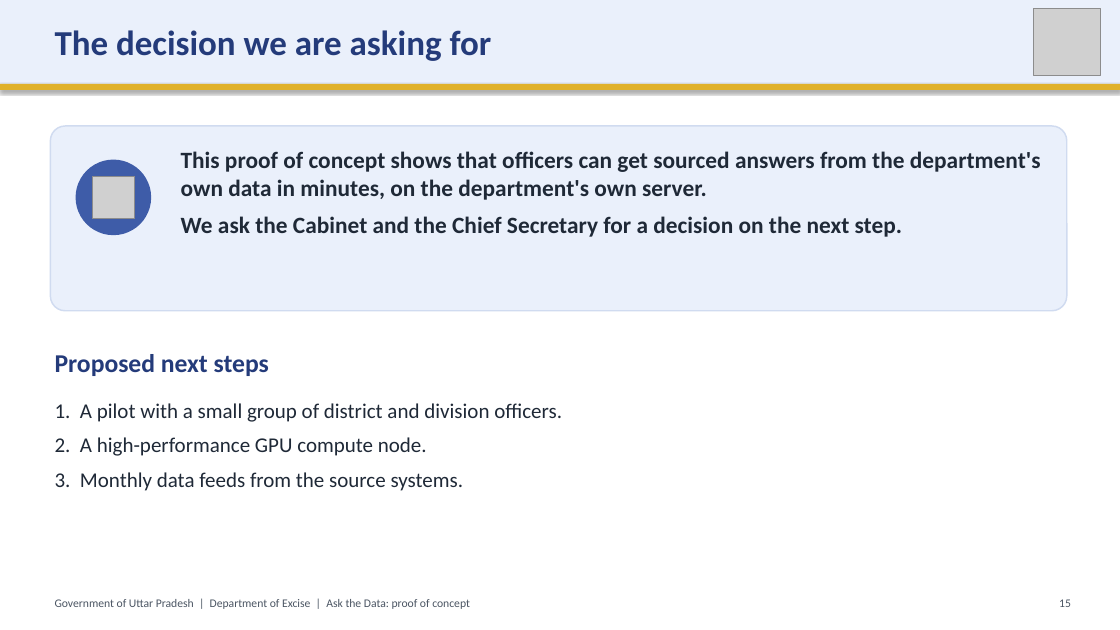
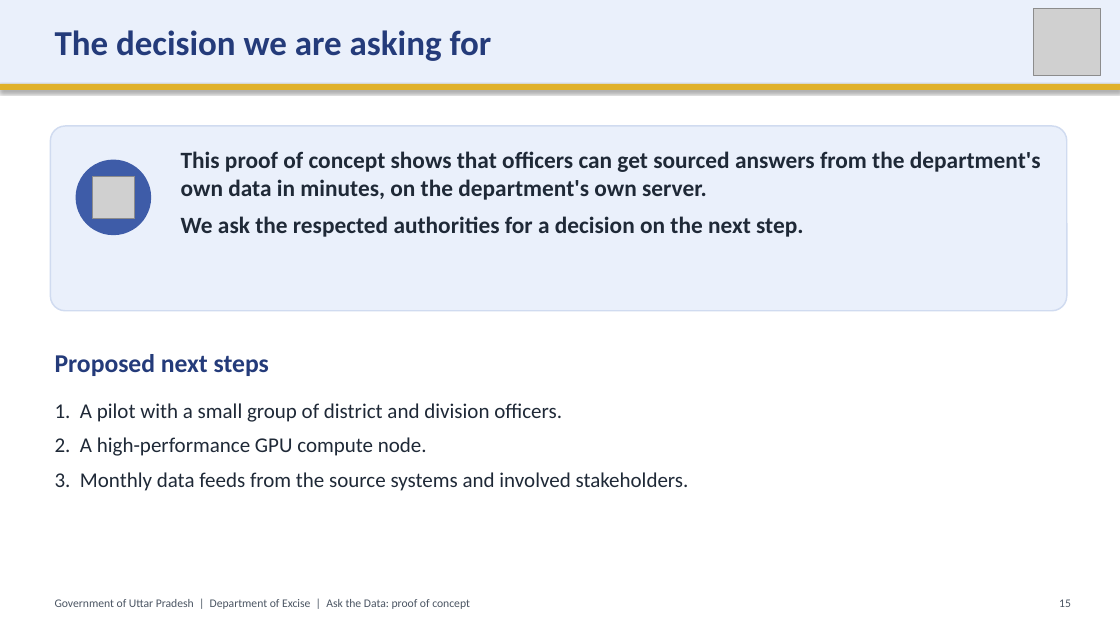
Before and after one commit to SubhanRaj/excise-mcp-dashboard, a slide deck: slide 15 of deck/UP-Excise-Ask-the-Data-Demo.pptx. Drawn at 1120x630 pixels with LibreOffice and Linux fonts; fonts in the diff are those of the drawing; grey boxes stand for pictures. Boxes give left, top, right and bottom in pixels: in the first picture for what was removed or moved away, otherwise in the second. Text is boxed around its words. In the diff, an @@ line names an element or a change of style, - is before the commit and + after.

```diff
--- a/deck/UP-Excise-Ask-the-Data-Demo.pptx
+++ b/deck/UP-Excise-Ask-the-Data-Demo.pptx
@@ text at (181,216,803,237): text changed @@
-We ask the Cabinet and the Chief Secretary for a decision on the next step.
+We ask the respected authorities for a decision on the next step.
@@ text at (55,472,689,491): text changed @@
-3. Monthly data feeds from the source systems.
+3. Monthly data feeds from the source systems and involved stakeholders.
```
Also in this commit, not shown: 4 other files.
